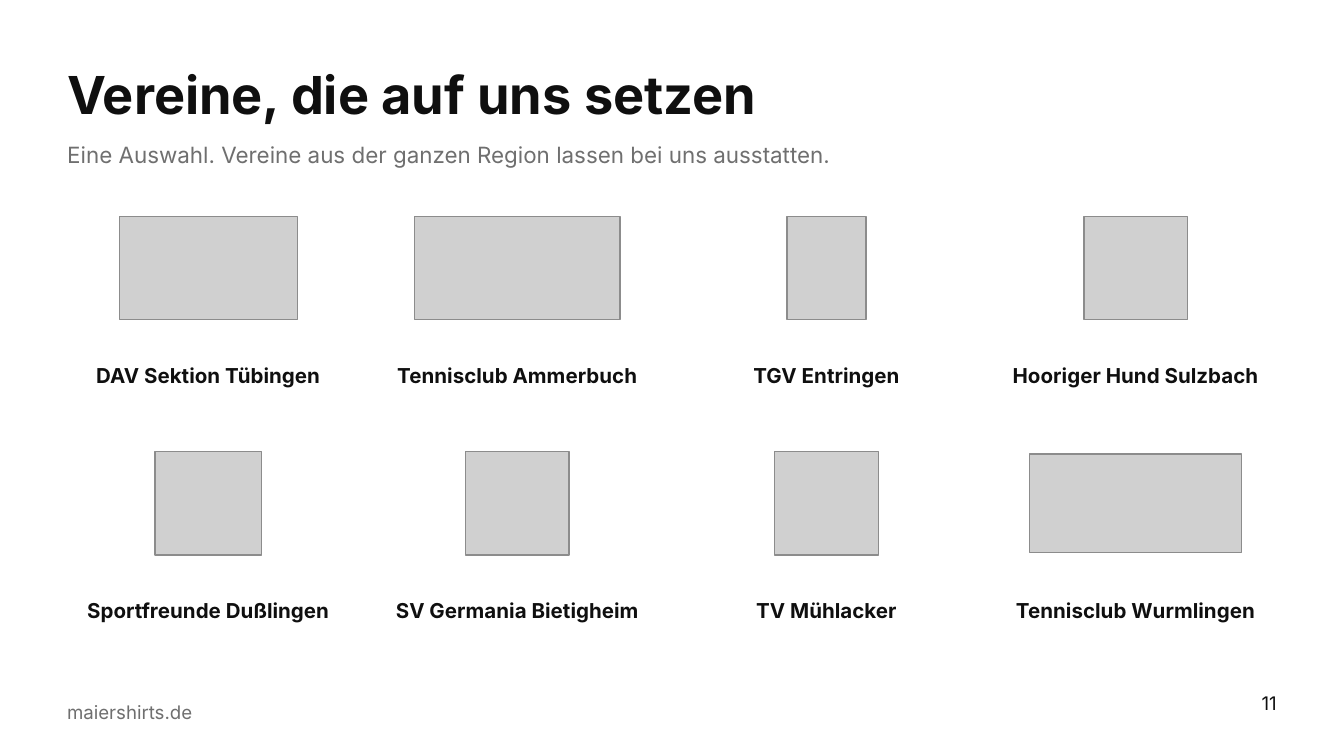
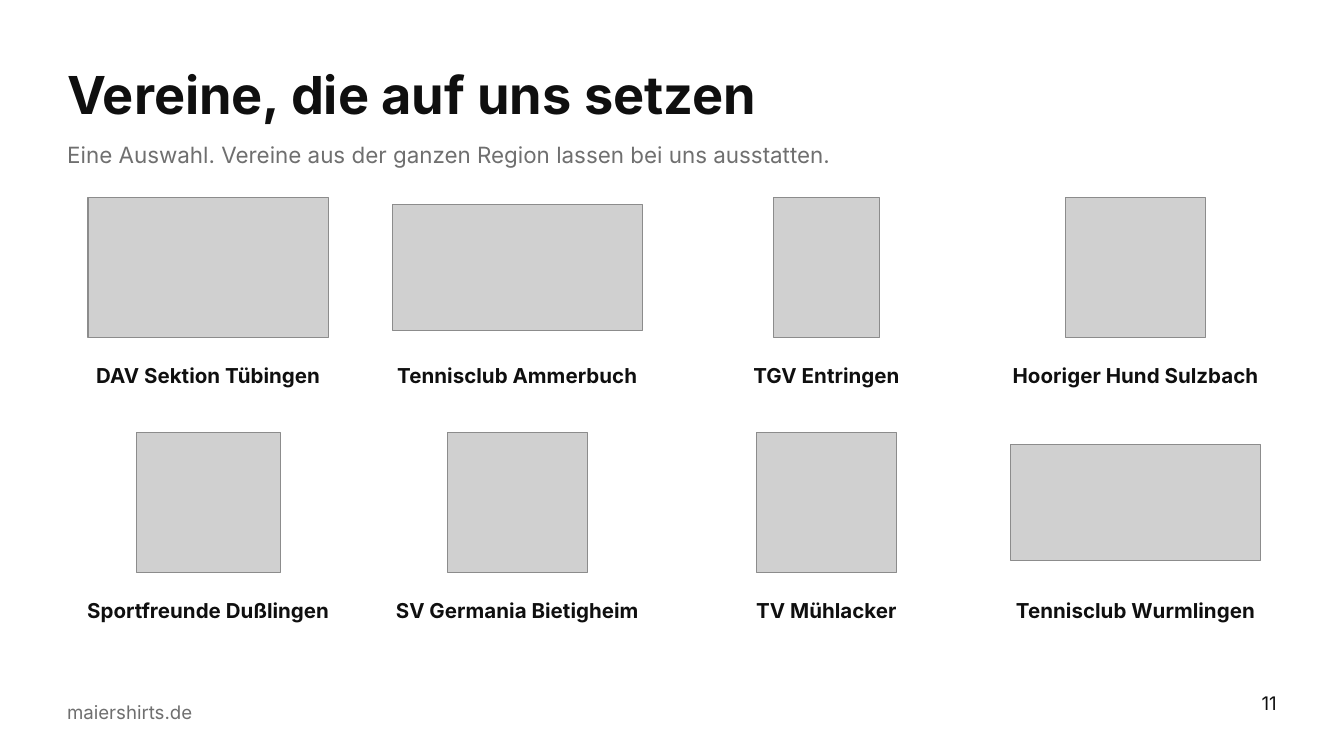
Before and after one commit to sm6161-eng/lexware-angebot-tool, a slide deck: slide 11 of presentation/dist/Maiershirts_Master.potx. Drawn at 1344x756 pixels with LibreOffice and Linux fonts; fonts in the diff are those of the drawing; grey boxes stand for pictures; background and template pictures are left out. Boxes give left, top, right and bottom in pixels: in the first picture for what was removed or moved away, otherwise in the second. Text is boxed around its words. In the diff, an @@ line names an element or a change of style, - is before the commit and + after.

```diff
--- a/presentation/dist/Maiershirts_Master.potx
+++ b/presentation/dist/Maiershirts_Master.potx
@@ picture: place and size @@
-picture at [120,216,297,320]
+picture at [89,198,329,337]
@@ picture: place and size @@
-picture at [415,216,621,320]
+picture at [392,204,642,331]
@@ picture: place and size @@
-picture at [788,216,867,320]
+picture at [773,198,879,337]
@@ picture: place and size @@
-picture at [1083,216,1187,320]
+picture at [1066,198,1206,337]
@@ picture: place and size @@
-picture at [155,452,261,555]
+picture at [136,433,280,573]
@@ picture: place and size @@
-picture at [465,452,569,555]
+picture at [448,433,587,573]
@@ picture: place and size @@
-picture at [774,452,878,555]
+picture at [757,433,896,573]
@@ picture: place and size @@
-picture at [1030,454,1242,552]
+picture at [1011,445,1261,560]
```
Also in this commit, not shown: 1 other slide changed, 2 other files.
